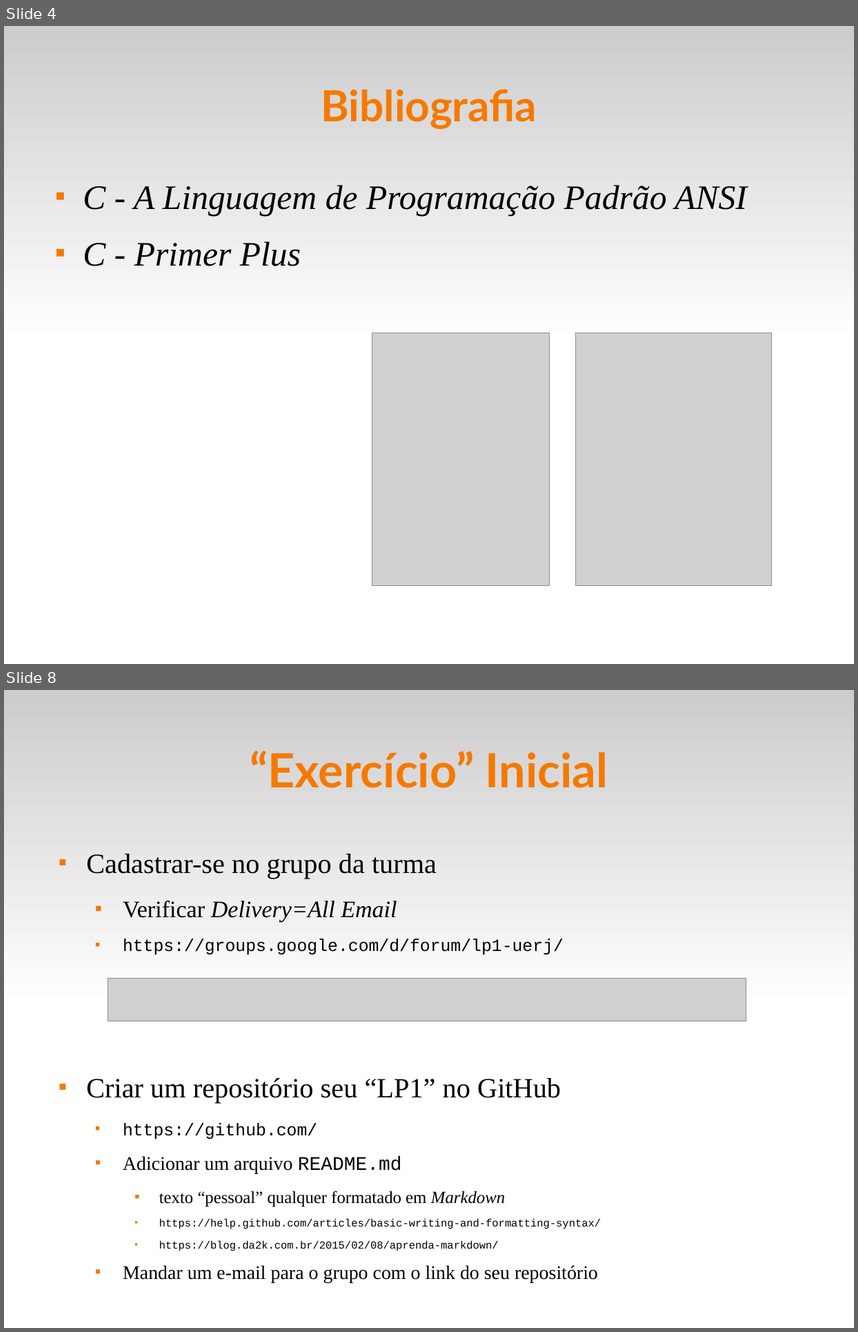
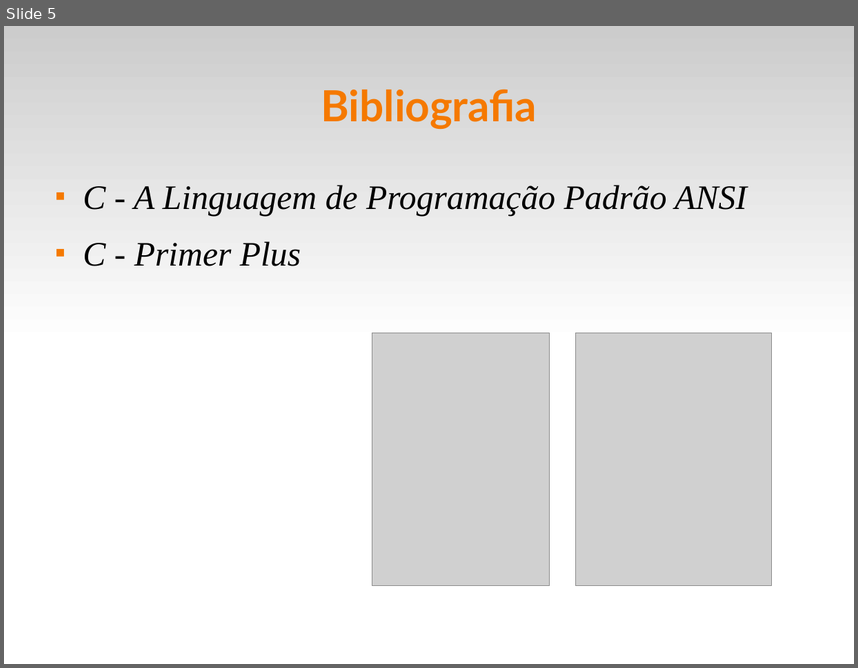
Before and after one commit to fsantanna-uerj/LP1, a slide deck: Slides/lp1-00-intro.odp. Shown one above the other, each under a label of ours: slides 4 and 8 before the commit, slide 5 after it; the slides between them are not shown. The pictures are 858x1332 and 858x668 pixels, drawn with LibreOffice and Linux fonts; fonts in the diff are those of the drawing; grey boxes stand for pictures. Boxes give left, top, right and bottom in pixels: in the first picture for what was removed or moved away, otherwise in the second. Text is boxed around its words. In the diff, an @@ line names an element or a change of style, - is before the commit and + after.

```diff
--- a/Slides/lp1-00-intro.odp
+++ b/Slides/lp1-00-intro.odp
@@ slide 8 removed at <box>4,690,854,1328</box>, background #FFFFFF; not listed: 1 template element that a slide beside it also shows @@
@@ title removed at <box>250,751,608,788</box> @@
-“Exercício” Inicial
@@ text removed at <box>86,854,601,1283</box> @@
-■ Cadastrar-se no grupo da turma
-  ■ Verificar Delivery=All Email
-  ■ https://groups.google.com/d/forum/lp1-uerj/
-■ Criar um repositório seu “LP1” no GitHub
-  ■ https://github.com/
-  ■ Adicionar um arquivo README.md
-    ■ texto “pessoal” qualquer formatado em Markdown
-    ■ https://help.github.com/articles/basic-writing-and-formatting-syntax/
-    ■ https://blog.da2k.com.br/2015/02/08/aprenda-markdown/
-  ■ Mandar um e-mail para o grupo com o link do seu repositório
@@ picture removed at <box>108,978,746,1021</box> @@
@@ what was slide 4 is now slide 5 @@
```
Also in this commit, not shown: 2 slides changed, 3 slides added, 6 other slides removed, 1 other file.
